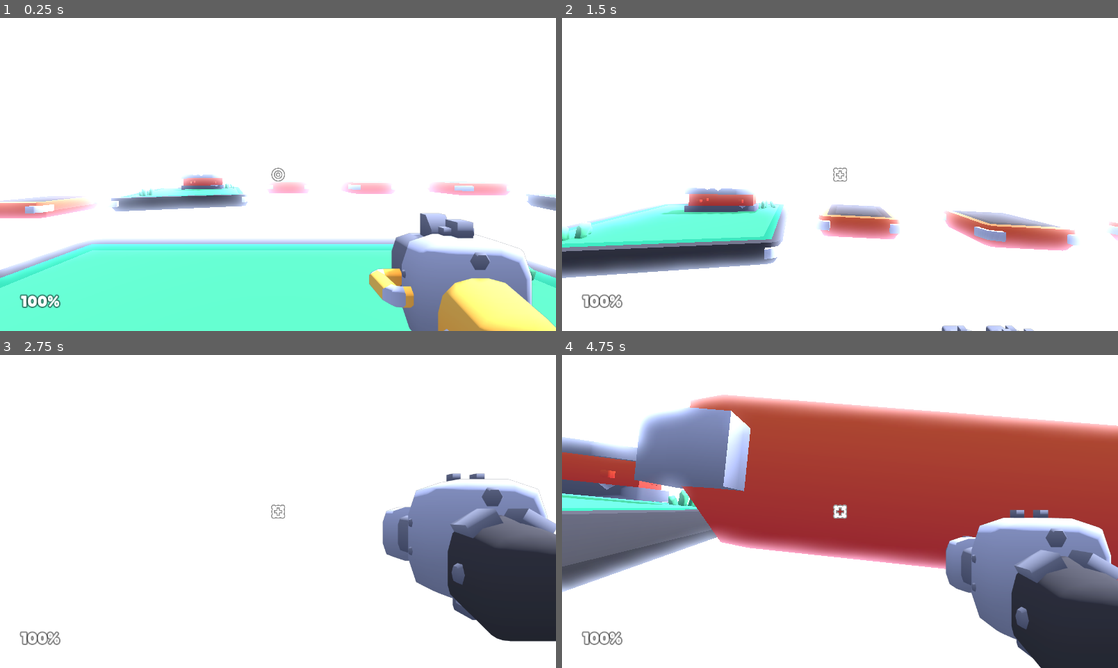
Above: before the commit, frames 1-4 (two rows, left to right).
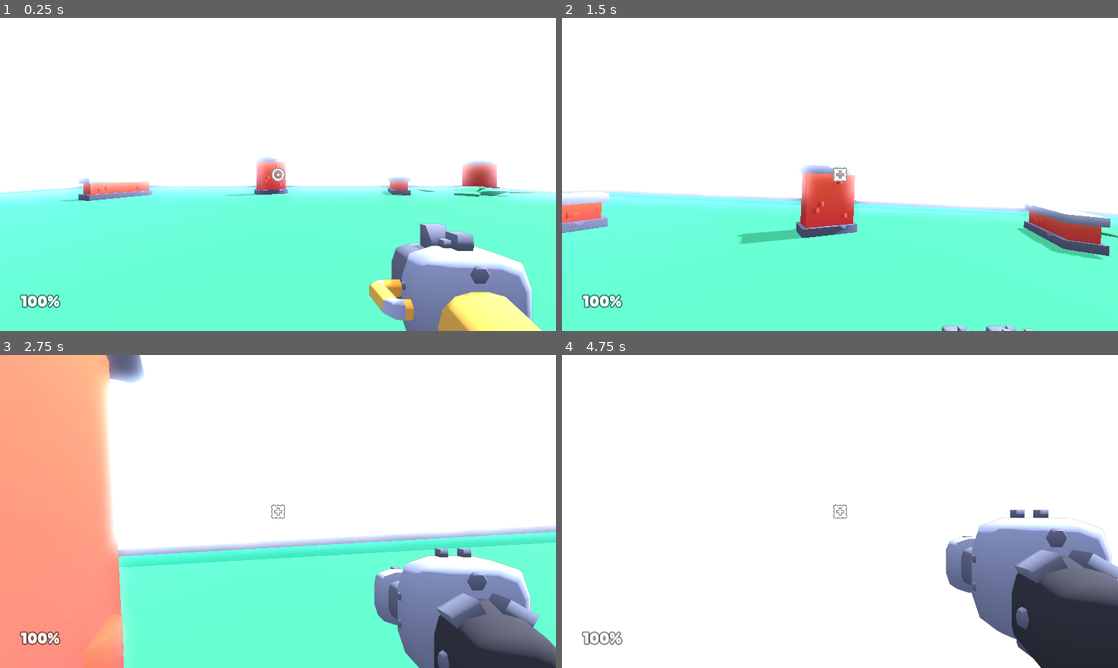
Above: after the commit, the same moments.

Repository: AndrewHamel111/SISGameJam2024
Game: Godot game, scene res://scenes/main.tscn
Same seed, same stepped clock (60 frames per second), same inputs: the game is played once before the commit and once after it.
Inputs (mouse positions are in pixels of both pictures, inside the frame that each line leads up to):
- Up to frame 1 (0.25 s): no input
- Up to frame 2 (1.5 s): move the mouse to (867, 174) at 0.52 s; hold W (move_forward) from 0.53 s (still down); click (867, 174) at 0.6 s; tap Space (jump) at 0.77 s; move the mouse to (812, 174) at 1.27 s; tap E (weapon_toggle) at 1.35 s
- Up to frame 3 (2.75 s): keep holding W (move_forward); tap Space (jump) at 1.52 s; move the mouse to (289, 505) at 2.02 s; click (289, 505) at 2.1 s
- Up to frame 4 (4.75 s): keep holding W (move_forward); move the mouse to (834, 517) at 2.77 s; tap E (weapon_toggle) at 2.85, 4.35 s; tap Space (jump) at 3.02, 3.77, 4.52 s; move the mouse to (878, 514) at 3.52 s; click (878, 514) at 3.6 s; move the mouse to (795, 508) at 4.27 s

The runs differ from the first frame. In frame 1, 26% of the frame differs, in the area x 0-100%, y 44-100%; in frame 2, 40%; in frame 3, 57%, in the area x 0-100%, y 0-100%; in frame 4, 43%.

Commit message:
Rearranged Level (again)

Diff:
--- a/scenes/main.tscn
+++ b/scenes/main.tscn
@@ -28,7 +28,7 @@
 spawn_curve_end_time = 300.0
 spawn_per_minute_start = 4.0
 spawn_per_minute_end = 20.0
-spawn_points = [NodePath("Enemy Spawners/EnemySpawner"), NodePath("Enemy Spawners/EnemySpawner2"), NodePath("Enemy Spawners/EnemySpawner3"), NodePath("Enemy Spawners/EnemySpawner4")]
+spawn_points = [NodePath("Enemy Spawners/EnemySpawner"), NodePath("Enemy Spawners/EnemySpawner6"), NodePath("Enemy Spawners/EnemySpawner2"), NodePath("Enemy Spawners/EnemySpawner7"), NodePath("Enemy Spawners/EnemySpawner3"), NodePath("Enemy Spawners/EnemySpawner5"), NodePath("Enemy Spawners/EnemySpawner4")]
 enemy_scene_path = "res://objects/enemy.tscn"
 
 [node name="WorldEnvironment" type="WorldEnvironment" parent="."]
@@ -75,90 +75,66 @@
 [node name="Enemy Spawners" type="Node" parent="."]
 
 [node name="EnemySpawner" parent="Enemy Spawners" instance=ExtResource("5_errr2")]
-transform = Transform3D(1, 0, 0, 0, 1, 0, 0, 0, 1, -4.14254, 2.35966, -8.92908)
+transform = Transform3D(1, 0, 0, 0, 1, 0, 0, 0, 1, -2.96809, 1, -9.86893)
+
+[node name="EnemySpawner6" parent="Enemy Spawners" instance=ExtResource("5_errr2")]
+transform = Transform3D(1, 0, 0, 0, 1, 0, 0, 0, 1, -10.1115, 1, -9.21098)
 
 [node name="EnemySpawner2" parent="Enemy Spawners" instance=ExtResource("5_errr2")]
-transform = Transform3D(1, 0, 0, 0, 1, 0, 0, 0, 1, -9.97752, 2.35966, 3.449)
+transform = Transform3D(1, 0, 0, 0, 1, 0, 0, 0, 1, -9.97752, 1, 5.14087)
+
+[node name="EnemySpawner7" parent="Enemy Spawners" instance=ExtResource("5_errr2")]
+transform = Transform3D(1, 0, 0, 0, 1, 0, 0, 0, 1, -10.7765, 1, -2.56652)
 
 [node name="EnemySpawner3" parent="Enemy Spawners" instance=ExtResource("5_errr2")]
-transform = Transform3D(1, 0, 0, 0, 1, 0, 0, 0, 1, 1.83406, 2.35966, 9.48225)
+transform = Transform3D(1, 0, 0, 0, 1, 0, 0, 0, 1, 1.83406, 1, 9.48225)
+
+[node name="EnemySpawner5" parent="Enemy Spawners" instance=ExtResource("5_errr2")]
+transform = Transform3D(1, 0, 0, 0, 1, 0, 0, 0, 1, 10.3404, 1, 9.85822)
 
 [node name="EnemySpawner4" parent="Enemy Spawners" instance=ExtResource("5_errr2")]
-transform = Transform3D(1, 0, 0, 0, 1, 0, 0, 0, 1, 12.2861, 2.35966, -3.94386)
+transform = Transform3D(1, 0, 0, 0, 1, 0, 0, 0, 1, 11.7691, 1, -4.78979)
 
 [node name="Level" type="Node" parent="."]
 
-[node name="platform" parent="Level" instance=ExtResource("5_3s40e")]
-transform = Transform3D(1, 0, 0, 0, 1, 0, 0, 0, 1, -3.9618, -9.53674e-07, 0.421784)
+[node name="platform9" parent="Level" instance=ExtResource("5_3s40e")]
+transform = Transform3D(1, 0, 0, 0, 1, 0, 0, 0, 1, 0.482229, 0, -33.4059)
 
-[node name="platform5" parent="Level" instance=ExtResource("5_3s40e")]
-transform = Transform3D(1, 0, 0, 0, 1, 0, 0, 0, 1, -6.45105, 0, 1.80996)
+[node name="platform-large-grass" parent="Level" instance=ExtResource("7_wggef")]
+transform = Transform3D(6.00027, 0, 0, 0, 1.00004, 0, 0, 0, 6.00027, 0, 0, 0)
 
-[node name="platform2" parent="Level" instance=ExtResource("5_3s40e")]
-transform = Transform3D(1, 0, 0, 0, 1, 0, 0, 0, 1, -8.23571, -0.500001, -6.65143)
+[node name="wall-low" parent="Level" instance=ExtResource("5_6vel1")]
+transform = Transform3D(-0.426095, 0, -0.904678, 0, 1, 0, 0.904678, 0, -0.426095, -3.19291, 0.500022, 5.50815)
 
-[node name="platform10" parent="Level" instance=ExtResource("5_3s40e")]
-transform = Transform3D(1, 0, 0, 0, 1, 0, 0, 0, 1, -10.2608, -0.500001, -3.749)
+[node name="wall-low2" parent="Level" instance=ExtResource("5_6vel1")]
+transform = Transform3D(0.636119, 0, -0.771591, 0, 1, 0, 0.771591, 0, 0.636119, 7.89418, 0.500023, 1.79138)
 
-[node name="platform11" parent="Level" instance=ExtResource("5_3s40e")]
-transform = Transform3D(1, 0, 0, 0, 1, 0, 0, 0, 1, -10.7977, -0.500001, -0.775059)
+[node name="wall-low3" parent="Level" instance=ExtResource("5_6vel1")]
+transform = Transform3D(0.395914, 0, 0.918288, 0, 1, 0, -0.918288, 0, 0.395914, -6.4275, 0.500023, -7.56867)
 
-[node name="platform3" parent="Level" instance=ExtResource("5_3s40e")]
-transform = Transform3D(1, 0, 0, 0, 1, 0, 0, 0, 1, 4.18482, 0, -1.11317)
+[node name="wall-low4" parent="Level" instance=ExtResource("5_6vel1")]
+transform = Transform3D(0.425827, 0, 0.904805, 0, 1, 0, -0.904805, 0, 0.425827, 5.96397, 0.500022, -9.27649)
 
-[node name="platform6" parent="Level" instance=ExtResource("5_3s40e")]
-transform = Transform3D(1, 0, 0, 0, 1, 0, 0, 0, 1, 7.394, 0, -1.81518)
+[node name="wall-low5" parent="Level" instance=ExtResource("5_6vel1")]
+transform = Transform3D(0.93027, 0, 0.366875, 0, 1, 0, -0.366875, 0, 0.93027, 3.77823, 0.500023, 11.1309)
 
-[node name="platform7" parent="Level" instance=ExtResource("5_3s40e")]
-transform = Transform3D(1, 0, 0, 0, 1, 0, 0, 0, 1, 8.45704, 0, -8.47423)
+[node name="wall-low6" parent="Level" instance=ExtResource("5_6vel1")]
+transform = Transform3D(0.895199, 0, 0.445667, 0, 1, 0, -0.445667, 0, 0.895199, 10.7323, 0.500022, -1.53712)
 
-[node name="platform8" parent="Level" instance=ExtResource("5_3s40e")]
-transform = Transform3D(1, 0, 0, 0, 1, 0, 0, 0, 1, 4.30301, 0, -9.22323)
-
-[node name="platform9" parent="Level" instance=ExtResource("5_3s40e")]
-transform = Transform3D(1, 0, 0, 0, 1, 0, 0, 0, 1, 0.482229, 0, -9.40593)
-
-[node name="platform4" parent="Level" instance=ExtResource("5_3s40e")]
-transform = Transform3D(0.707107, 0, -0.707107, 0, 1, 0, 0.707107, 0, 0.707107, -7.62083, 0, 7.40877)
-
-[node name="platform12" parent="Level" instance=ExtResource("5_3s40e")]
-transform = Transform3D(0.99448, 0, -0.104928, 0, 1, 0, 0.104928, 0, 0.99448, -4.86681, -1.90735e-06, 9.10762)
-
-[node name="platform13" parent="Level" instance=ExtResource("5_3s40e")]
-transform = Transform3D(0.997267, 0, 0.0738822, 0, 1, 0, -0.0738822, 0, 0.997267, -1.89645, -9.53674e-07, 9.77854)
-
-[node name="platform14" parent="Level" instance=ExtResource("5_3s40e")]
-transform = Transform3D(0.997267, 0, 0.0738822, 0, 1, 0, -0.0738822, 0, 0.997267, -0.845442, 1.45278, 6.89306)
-
-[node name="platform15" parent="Level" instance=ExtResource("5_3s40e")]
-transform = Transform3D(0.997267, 0, 0.0738822, 0, 1, 0, -0.0738822, 0, 0.997267, 1.73714, 3.02246, 5.95415)
+[node name="wall-high" parent="Level" instance=ExtResource("7_cabne")]
+transform = Transform3D(0.621134, 0, -0.783704, 0, 1, 0, 0.783704, 0, 0.621134, -10.1298, 0.500022, 9.91166)
 
 [node name="wall-high2" parent="Level" instance=ExtResource("7_cabne")]
-transform = Transform3D(0.707107, 0, -0.707107, 0, 1, 0, 0.707107, 0, 0.707107, 11.5, 0, -5.5)
+transform = Transform3D(0.291904, 0, -0.956448, 0, 1, 0, 0.956448, 0, 0.291904, -9.17183, 0.500022, -3.97766)
 
-[node name="platform-large-grass" parent="Level" instance=ExtResource("7_wggef")]
-transform = Transform3D(1, 0, 0, 0, 1, 0, 0, 0, 1, 0, -0.5, 0)
+[node name="wall-high3" parent="Level" instance=ExtResource("7_cabne")]
+transform = Transform3D(0.015655, 0, 0.999877, 0, 1, 0, -0.999877, 0, 0.015655, 8.45357, 0.500021, 6.9021)
 
-[node name="platform-large-grass2" parent="Level" instance=ExtResource("7_wggef")]
-transform = Transform3D(0.965926, 0, 0.258819, 0, 1, 0, -0.258819, 0, 0.965926, -4.30362, -0.499999, -9.7413)
+[node name="wall-high4" parent="Level" instance=ExtResource("7_cabne")]
+transform = Transform3D(0.860946, 0, -0.508696, 0, 1, 0, 0.508696, 0, 0.860946, 11.9223, 0.500022, -11.0684)
 
-[node name="wall-low" parent="Level/platform-large-grass2" instance=ExtResource("5_6vel1")]
-transform = Transform3D(1, 0, 0, 0, 1, 0, 0, 0, 1, 0.309791, 0.55, -0.850459)
-
-[node name="platform-large-grass3" parent="Level" instance=ExtResource("7_wggef")]
-transform = Transform3D(0.300206, 0, -0.953874, 0, 1, 0, 0.953874, 0, 0.300206, -10.103, 1.90735e-06, 3.77093)
-
-[node name="wall-high" parent="Level/platform-large-grass3" instance=ExtResource("7_cabne")]
-transform = Transform3D(0.965926, 0, 0.258819, 0, 1, 0, -0.258819, 0, 0.965926, 0.871191, 0.5, 1.31948)
-
-[node name="platform-large-grass5" parent="Level" instance=ExtResource("7_wggef")]
-transform = Transform3D(0.866026, 0, -0.5, 0, 1, 0, 0.5, 0, 0.866026, 12, -0.5, -5)
-
-[node name="platform-large-grass4" parent="Level" instance=ExtResource("7_wggef")]
-transform = Transform3D(-0.255361, 0, 0.966846, 0, 1, 0, -0.966846, 0, -0.255361, 2.44801, -0.5, 9.45916)
-
-[node name="wall-low3" parent="Level/platform-large-grass4" instance=ExtResource("5_6vel1")]
-transform = Transform3D(-0.965926, 0, 0.258819, 0, 1, 0, -0.258819, 0, -0.965926, 0.758079, 0.55, 1.34021)
+[node name="wall-high5" parent="Level" instance=ExtResource("7_cabne")]
+transform = Transform3D(0.890276, 0, 0.455421, 0, 1, 0, -0.455421, 0, 0.890276, -0.33342, 0.500022, -8.92892)
 
 [node name="Decoration" type="Node" parent="."]
 
